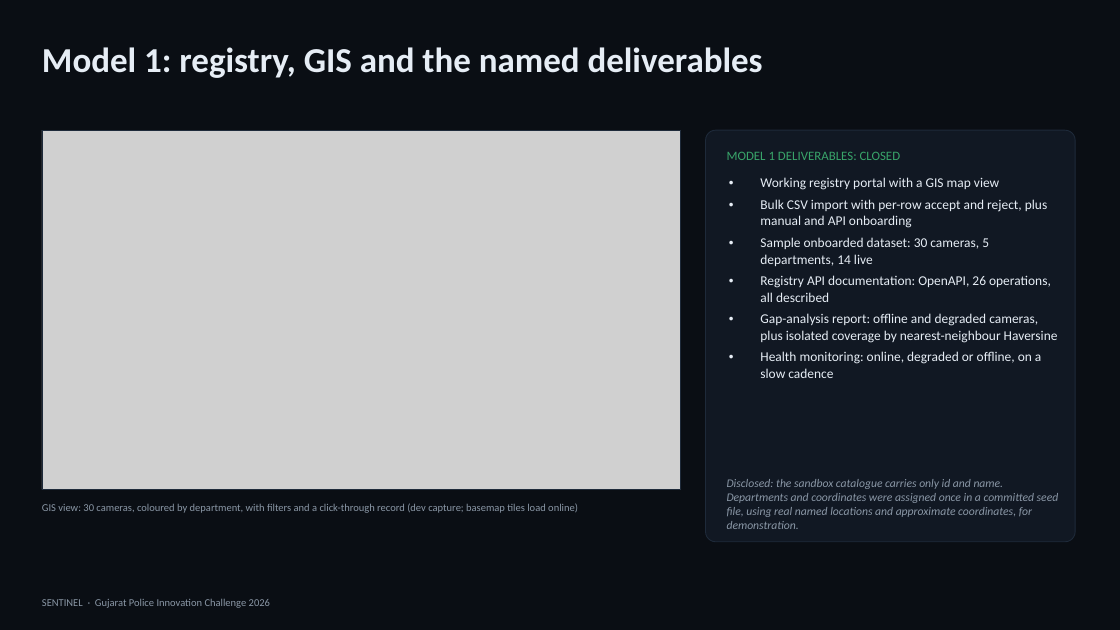
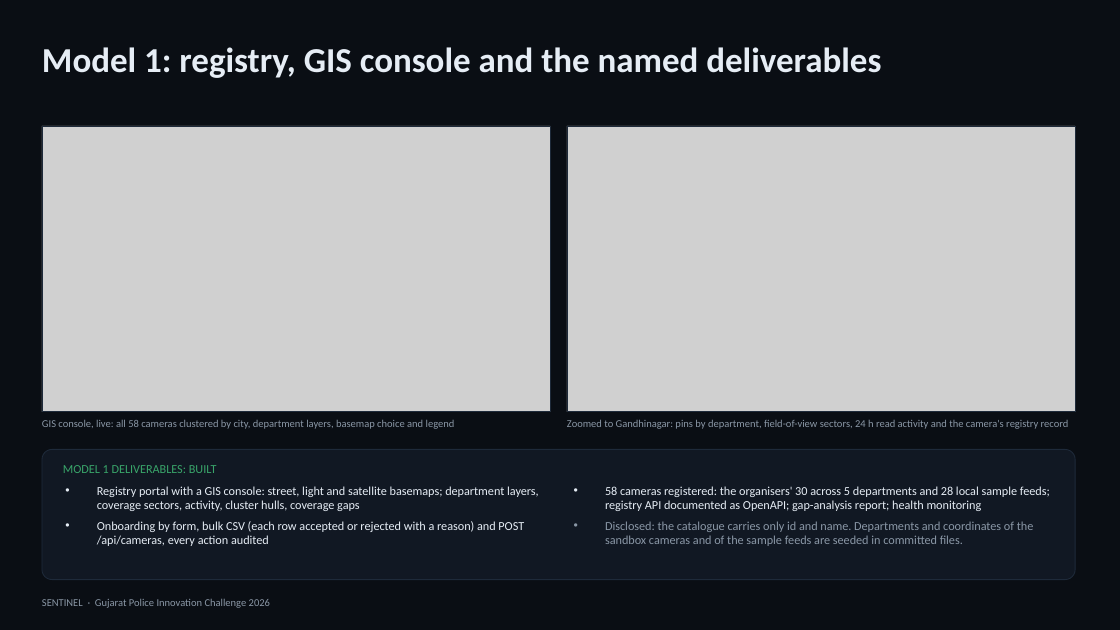
Before and after one commit to adityashroff06-code/sentinel-gujarat, a slide deck: slide 6 of deliverables/Sentinel-Solution-Presentation.pptx. Drawn at 1120x630 pixels with LibreOffice and Linux fonts; fonts in the diff are those of the drawing; grey boxes stand for pictures. Boxes give left, top, right and bottom in pixels: in the first picture for what was removed or moved away, otherwise in the second. Text is boxed around its words. In the diff, an @@ line names an element or a change of style, - is before the commit and + after.

```diff
--- a/deliverables/Sentinel-Solution-Presentation.pptx
+++ b/deliverables/Sentinel-Solution-Presentation.pptx
@@ text at [42,47,881,78]: text changed @@
-Model 1: registry, GIS and the named deliverables
+Model 1: registry, GIS console and the named deliverables
@@ rectangle: place and size @@
-rectangle at [42,130,681,490]
+rectangle at [42,126,550,412]
@@ picture: place and size @@
-picture at [42,130,681,490]
+picture at [42,126,550,412]
@@ picture added at [567,126,1075,412] @@
@@ rectangle added at [567,126,1075,412], outline #1E2A3A 0.75 pt @@
@@ rounded rectangle removed at [706,130,1075,542] @@
@@ text removed at [760,177,1058,378] @@
-• Working registry portal with a GIS map view
-• Bulk CSV import with per-row accept and reject, plus manual and API onboarding
-• Sample onboarded dataset: 30 cameras, 5 departments, 14 live
-• Registry API documentation: OpenAPI, 26 operations, all described
-• Gap-analysis report: offline and degraded cameras, plus isolated coverage by nearest-neighbour Haversine
-• Health monitoring: online, degraded or offline, on a slow cadence
@@ text "GIS console, live: all 58 ..." at [42,420,455,429]: vertical alignment middle to top @@
@@ text at [42,420,455,429]: text changed @@
-GIS view: 30 cameras, coloured by department, with filters and a click-through record (dev capture; basemap tiles load online)
+GIS console, live: all 58 cameras clustered by city, department layers, basemap choice and legend
@@ text added at [567,420,1069,429], 9 pt, text #8A97A6 @@
+Zoomed to Gandhinagar: pins by department, field-of-view sectors, 24 h read activity and the camera's registry record
@@ rounded rectangle added at [42,450,1075,580], fill #111823, outline #1E2A3A 0.75 pt @@
@@ text at [63,465,217,473]: text changed; size 11 to 10.5 pt @@
-MODEL 1 DELIVERABLES: CLOSED
+MODEL 1 DELIVERABLES: BUILT
@@ text removed at [727,479,1059,529] @@
-Disclosed: the sandbox catalogue carries only id and name. Departments and coordinates were assigned once in a committed seed file, using real named locations and approximate coordinates, for demonstration.
@@ text added at [97,486,539,546], 10.5 pt, text #E6EDF5 @@
+• Registry portal with a GIS console: street, light and satellite basemaps; department layers, coverage sectors, activity, cluster hulls, coverage gaps
+• Onboarding by form, bulk CSV (each row accepted or rejected with a reason) and POST /api/cameras, every action audited
@@ text added at [605,486,1050,546], 10.5 pt, text #E6EDF5 @@
+• 58 cameras registered: the organisers' 30 across 5 departments and 28 local sample feeds; registry API documented as OpenAPI; gap-analysis report; health monitoring
+• Disclosed: the catalogue carries only id and name. Departments and coordinates of the sandbox cameras and of the sample feeds are seeded in committed files.
```
Also in this commit, not shown: 15 other slides changed, 1 slide added, 1 slide removed, 19 other files.
